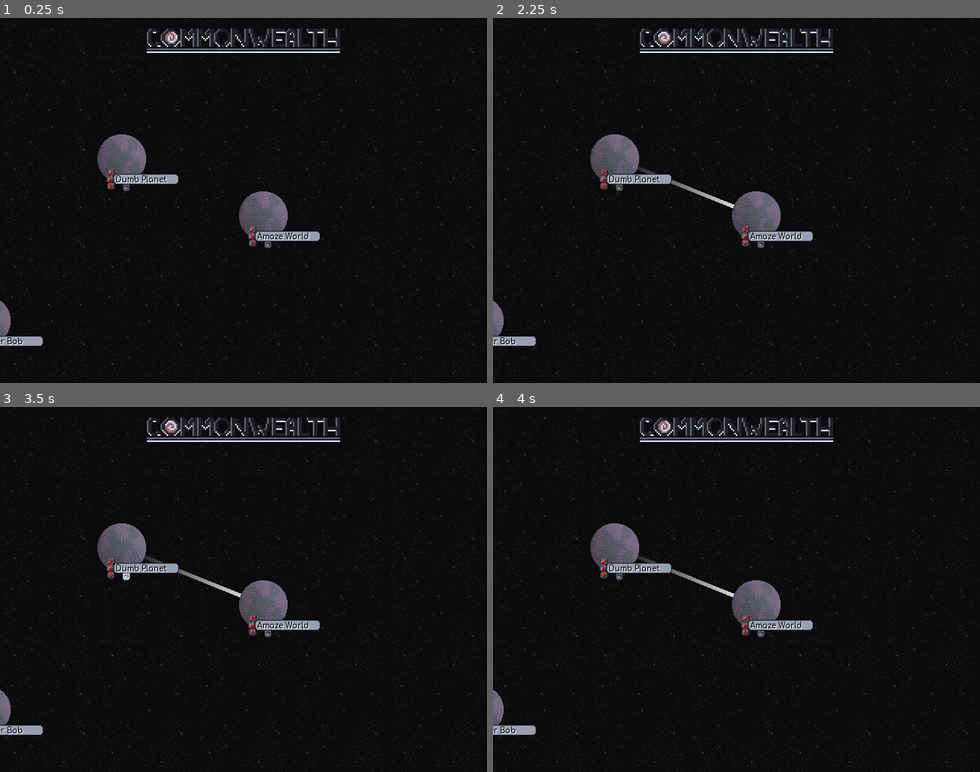
Above: before the commit, frames 1-4 (two rows, left to right).
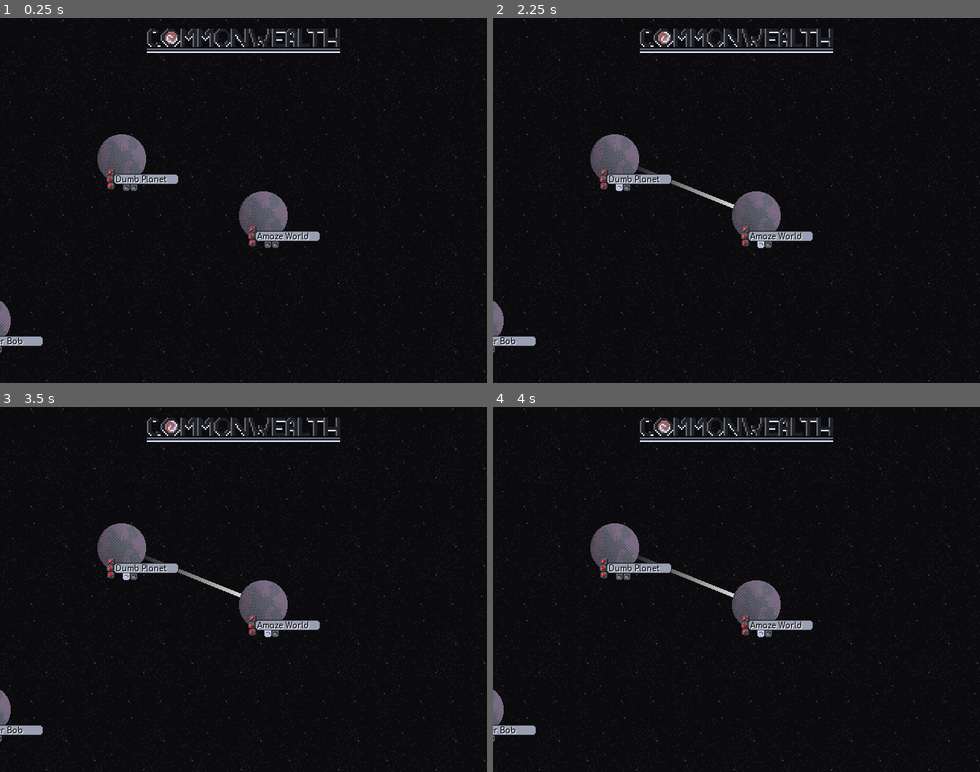
Above: after the commit, the same moments.

Repository: HumansAreHumans/CommonWealthGodot
Game: Godot game, scene res://scene/Main.tscn
Two runs of this game, one before a commit and one after it. Both use one fixed random seed, a clock stepped at 60 frames per second and the inputs below.
Inputs (mouse positions are in pixels of both pictures, inside the frame that each line leads up to):
- Up to frame 1 (0.25 s): no input
- Up to frame 2 (2.25 s): tap Enter at 0.5 s; move the mouse to (755, 215) at 0.52 s; click (755, 215) at 0.67 s; tap Space at 1.25 s; move the mouse to (760, 244) at 1.27 s; click (760, 244) at 1.42 s; move the mouse to (614, 160) at 2.02 s; click (614, 160) at 2.17 s
- Up to frame 3 (3.5 s): move the mouse to (126, 578) at 2.77 s; click (126, 578) at 2.92 s
- Up to frame 4 (4 s): move the mouse to (882, 644) at 3.52 s; click (882, 644) at 3.67 s

The runs differ from the first frame. In frame 1, 0.6% of the frame differs, in the area x 0-100%, y 0-100%; in frame 2, 0.6%; in frame 3, 0.6%; in frame 4, 0.6%.

Commit message:
Added a buncha portal buttons

Diff:
--- a/scene/Main.tscn
+++ b/scene/Main.tscn
@@ -48,7 +48,7 @@
 [node name="Space" type="Sprite" parent="ParallaxBackground/ParallaxLayer" index="0"]
 
 modulate = Color( 0.292969, 0.291824, 0.291824, 1 )
-position = Vector2( 317.159, 240.603 )
+position = Vector2( 294.159, 250.603 )
 scale = Vector2( 2, 2 )
 texture = ExtResource( 2 )
 region_enabled = true
@@ -114,6 +114,6 @@
 scale = Vector2( 2, 2 )
 frames = SubResource( 1 )
 animation = "default"
-frame = 1
+frame = 2
 playing = true
 _sections_unfolded = [ "Transform" ]
--- a/scene/Planet.tscn
+++ b/scene/Planet.tscn
@@ -47,6 +47,8 @@
 }
 PLANET_TYPE = "medium"
 ID = 0
+GATE_LIMIT_MAX = 4
+GATE_LIMIT_MIN = 1
 GATE_LIMIT = 3
 PLANET_NAME = ""
 PRODUCES = "r1"
--- a/scene/PlanetHUD.tscn
+++ b/scene/PlanetHUD.tscn
@@ -7,42 +7,14 @@
 [ext_resource path="res://art/planet_hud/planet_hud10.png" type="Texture" id=5]
 [ext_resource path="res://art/planet_hud/planet_hud9.png" type="Texture" id=6]
 [ext_resource path="res://font/Comfortaa-Bold.ttf" type="DynamicFontData" id=7]
-[ext_resource path="res://art/planet_hud/planet_hud16.png" type="Texture" id=8]
-[ext_resource path="res://art/planet_hud/planet_hud14.png" type="Texture" id=9]
-[ext_resource path="res://art/planet_hud/planet_hud15.png" type="Texture" id=10]
-[ext_resource path="res://PortalButton.gd" type="Script" id=11]
 
-[sub_resource type="DynamicFont" id=3]
+[sub_resource type="DynamicFont" id=1]
 
 size = 10
 use_mipmaps = false
 use_filter = false
 font_data = ExtResource( 7 )
 _sections_unfolded = [ "Extra Spacing", "Font", "Settings" ]
-
-[sub_resource type="SpriteFrames" id=1]
-
-animations = [ {
-"frames": [ ExtResource( 8 ) ],
-"loop": true,
-"name": "active",
-"speed": 5.0
-}, {
-"frames": [ ExtResource( 9 ) ],
-"loop": true,
-"name": "unused",
-"speed": 5.0
-}, {
-"frames": [ ExtResource( 10 ) ],
-"loop": true,
-"name": "used",
-"speed": 5.0
-} ]
-
-[sub_resource type="RectangleShape2D" id=2]
-
-custom_solver_bias = 0.0
-extents = Vector2( 4.69122, 4.69122 )
 
 [node name="PlanetHUD" type="Node2D"]
 
@@ -64,7 +36,7 @@
 
 position = Vector2( -53.758, -16.8652 )
 animation = "bar"
-frame = 1
+frame = 0
 
 [node name="r2" type="Sprite" parent="." index="2"]
 
@@ -76,7 +48,7 @@
 
 position = Vector2( -54.7012, -7.76308 )
 animation = "coal"
-frame = 0
+frame = 2
 
 [node name="r3" type="Sprite" parent="." index="3"]
 
@@ -88,7 +60,7 @@
 
 position = Vector2( -54.1742, 1.19659 )
 animation = "gem"
-frame = 2
+frame = 1
 
 [node name="Name" type="Label" parent="." index="4"]
 
@@ -113,31 +85,3 @@
 lines_skipped = 0
 max_lines_visible = -1
 _sections_unfolded = [ "Theme", "custom_colors", "custom_fonts" ]
-
-[node name="Portal" type="AnimatedSprite" parent="." index="5"]
-
-frames = SubResource( 1 )
-animation = "unused"
-script = ExtResource( 11 )
-
-[node name="Area2D" type="Area2D" parent="Portal" index="0"]
-
-input_pickable = true
-gravity_vec = Vector2( 0, 1 )
-gravity = 98.0
-linear_damp = 0.1
-angular_damp = 1.0
-audio_bus_override = false
-audio_bus_name = "Master"
-_sections_unfolded = [ "Audio Bus", "Collision", "Pickable", "Transform" ]
-
-[node name="CollisionShape2D" type="CollisionShape2D" parent="Portal/Area2D" index="0"]
-
-position = Vector2( -33.9709, 4.20592 )
-shape = SubResource( 2 )
-
-[connection signal="input_event" from="Portal/Area2D" to="Portal" method="_on_Area2D_input_event"]
-
-[connection signal="mouse_entered" from="Portal/Area2D" to="Portal" method="_on_Area2D_mouse_entered"]
-
-[connection signal="mouse_exited" from="Portal/Area2D" to="Portal" method="_on_Area2D_mouse_exited"]
--- /dev/null
+++ b/scene/PortalButton.tscn
@@ -0,0 +1,58 @@
+[gd_scene load_steps=7 format=2]
+
+[ext_resource path="res://art/planet_hud/planet_hud16.png" type="Texture" id=1]
+[ext_resource path="res://art/planet_hud/planet_hud14.png" type="Texture" id=2]
+[ext_resource path="res://art/planet_hud/planet_hud15.png" type="Texture" id=3]
+[ext_resource path="res://script/PortalButton.gd" type="Script" id=4]
+
+[sub_resource type="SpriteFrames" id=1]
+
+animations = [ {
+"frames": [ ExtResource( 1 ) ],
+"loop": true,
+"name": "active",
+"speed": 5.0
+}, {
+"frames": [ ExtResource( 2 ) ],
+"loop": true,
+"name": "unused",
+"speed": 5.0
+}, {
+"frames": [ ExtResource( 3 ) ],
+"loop": true,
+"name": "used",
+"speed": 5.0
+} ]
+
+[sub_resource type="RectangleShape2D" id=2]
+
+custom_solver_bias = 0.0
+extents = Vector2( 4.69122, 4.69122 )
+
+[node name="Portal" type="AnimatedSprite"]
+
+frames = SubResource( 1 )
+animation = "unused"
+script = ExtResource( 4 )
+
+[node name="Area2D" type="Area2D" parent="." index="0"]
+
+input_pickable = true
+gravity_vec = Vector2( 0, 1 )
+gravity = 98.0
+linear_damp = 0.1
+angular_damp = 1.0
+audio_bus_override = false
+audio_bus_name = "Master"
+_sections_unfolded = [ "Audio Bus", "Collision", "Pickable", "Transform" ]
+
+[node name="CollisionShape2D" type="CollisionShape2D" parent="Area2D" index="0"]
+
+position = Vector2( -33.9709, 4.20592 )
+shape = SubResource( 2 )
+
+[connection signal="input_event" from="Area2D" to="." method="_on_Area2D_input_event"]
+
+[connection signal="mouse_entered" from="Area2D" to="." method="_on_Area2D_mouse_entered"]
+
+[connection signal="mouse_exited" from="Area2D" to="." method="_on_Area2D_mouse_exited"]
--- a/script/Main.gd
+++ b/script/Main.gd
@@ -29,7 +29,9 @@
 func _planet_clicked(idx):
 	if last_clicked >= 0:
 		planets[last_clicked].add_gate(planets[idx])
-	last_clicked = idx
+		last_clicked = -1
+	else:
+		last_clicked = idx
 
 func _unhandled_input(event):
 	if event is InputEventMouseButton:
@@ -48,3 +50,9 @@
 	if event is InputEventMouseMotion:
 		if Input.is_mouse_button_pressed(BUTTON_MASK_RIGHT):
 			$Camera.translate(event.relative * -1 * zoom)
+
+	if event is InputEventKey:
+		match event.scancode:
+			KEY_ESCAPE:
+				get_tree().quit()
+				print("quitting...");
--- a/script/Planet.gd
+++ b/script/Planet.gd
@@ -13,6 +13,8 @@
 var GATES = []
 export (String, "small", "medium", "large") var PLANET_TYPE = "medium"
 export (int) var ID = 0
+export (int) var GATE_LIMIT_MAX = 4
+export (int) var GATE_LIMIT_MIN = 1
 export (int) var GATE_LIMIT = 3
 export (String) var PLANET_NAME = ""
 export var PRODUCES = "r1"
@@ -52,7 +54,8 @@
 
 	GATES.push_back(node)
 	get_node("Gate" + str(active)).add_point(node.position - position)
-	emit_signal("added_gate", node)
+	emit_signal("added_gate", node, GATES.size() - 1)
+	print("added gate from " + PLANET_NAME + " to " + node.PLANET_NAME)
 
 	if propogate:
 		node.add_gate(self, false)
@@ -74,12 +77,18 @@
 		and !event.is_pressed():
 		clicked = false
 
+# TODO figure out how to make library functions
+func randi_range(minval, maxval):
+	var delta = maxval - minval
+	return (randi() % (delta + 1)) + minval
+
 func _ready():
 	PLANET_NAME = NameGen.GenerateName()
 	set_process_input(true)
 	PLANET_TYPE = PLANET_TYPES[randi() % 3]
 	$Type.animation = PLANET_TYPE
-	emit_signal("loaded")
+	GATE_LIMIT = randi_range(GATE_LIMIT_MIN, GATE_LIMIT_MAX)
+	emit_signal("loaded", GATE_LIMIT)
 
 func _process(delta):
 	for i in range(GATES.size()):
--- a/script/PlanetHUD.gd
+++ b/script/PlanetHUD.gd
@@ -1,12 +1,21 @@
 extends Node2D
 
-# class member variables go here, for example:
-# var a = 2
-# var b = "textvar"
+# Takes node that the gate was added to, and the number of existing gates
+var GateButtons = []
 
 func _ready():
 	get_parent().connect("loaded", self, "_loaded_Planet")
+	get_parent().connect("added_gate", self, "_added_gate")
 
-func _loaded_Planet():
+func _added_gate(node, numGates):
+	GateButtons[numGates].SetDestinationPlanet(node)
+
+func _loaded_Planet(numGates):
 	print(get_parent().PLANET_NAME)
 	$Name.text = get_parent().PLANET_NAME
+	var portalButton = load("res://scene/PortalButton.tscn")
+	for x in numGates:
+		var portalButtonInst = portalButton.instance()
+		portalButtonInst.position = Vector2(x * 10, 0)
+		add_child(portalButtonInst)
+		GateButtons.push_back(portalButtonInst)
--- a/PortalButton.gd
+++ b/script/PortalButton.gd
@@ -1,9 +1,9 @@
 extends AnimatedSprite
-
-signal wanted_link
 
 var active = false
 
+func SetDestinationPlanet(node):
+	play("active")
 
 func _on_Area2D_mouse_entered():
 	play("active")
@@ -14,4 +14,3 @@
 func _on_Area2D_input_event( viewport, event, shape_idx ):
 	if event is InputEventMouseButton and event.button_index == BUTTON_LEFT:
 		play("active")
-		emit_signal("wanted_link")
Not shown: 2 places in scene/PlanetHUD.tscn that only renumber resources
